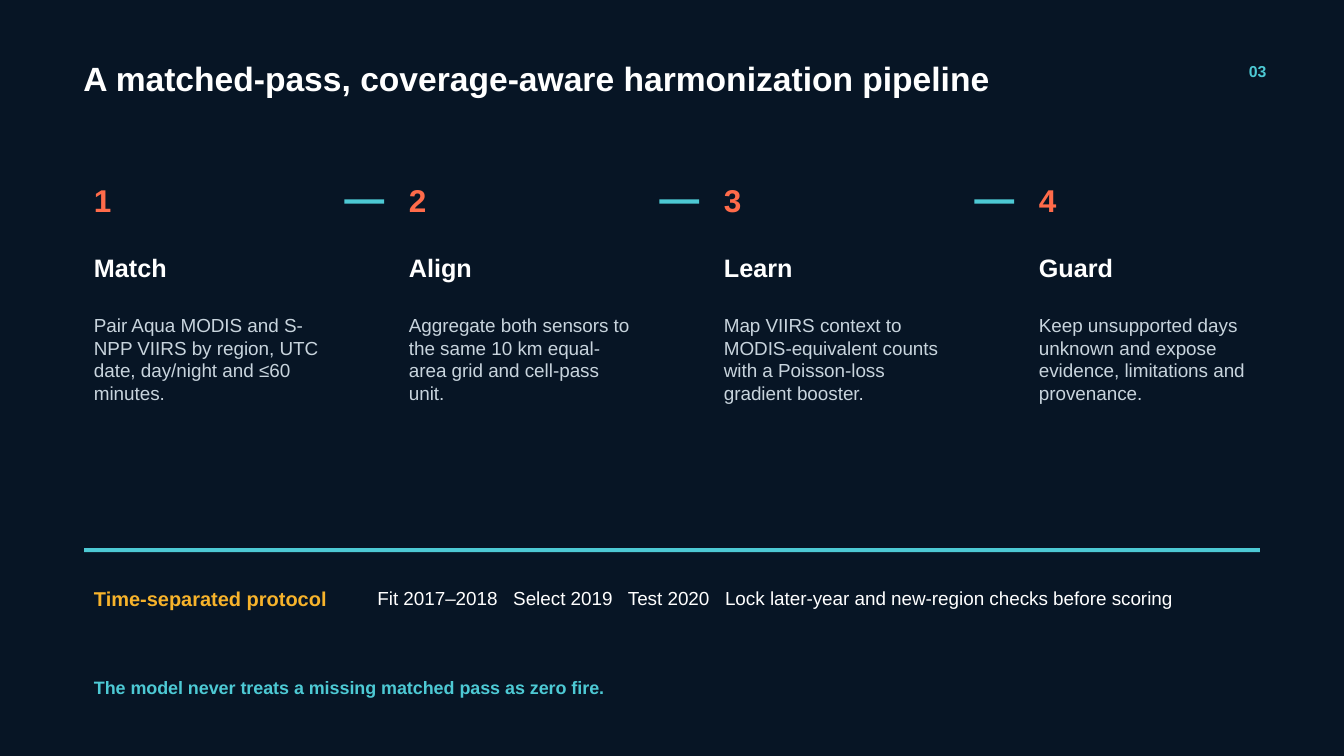
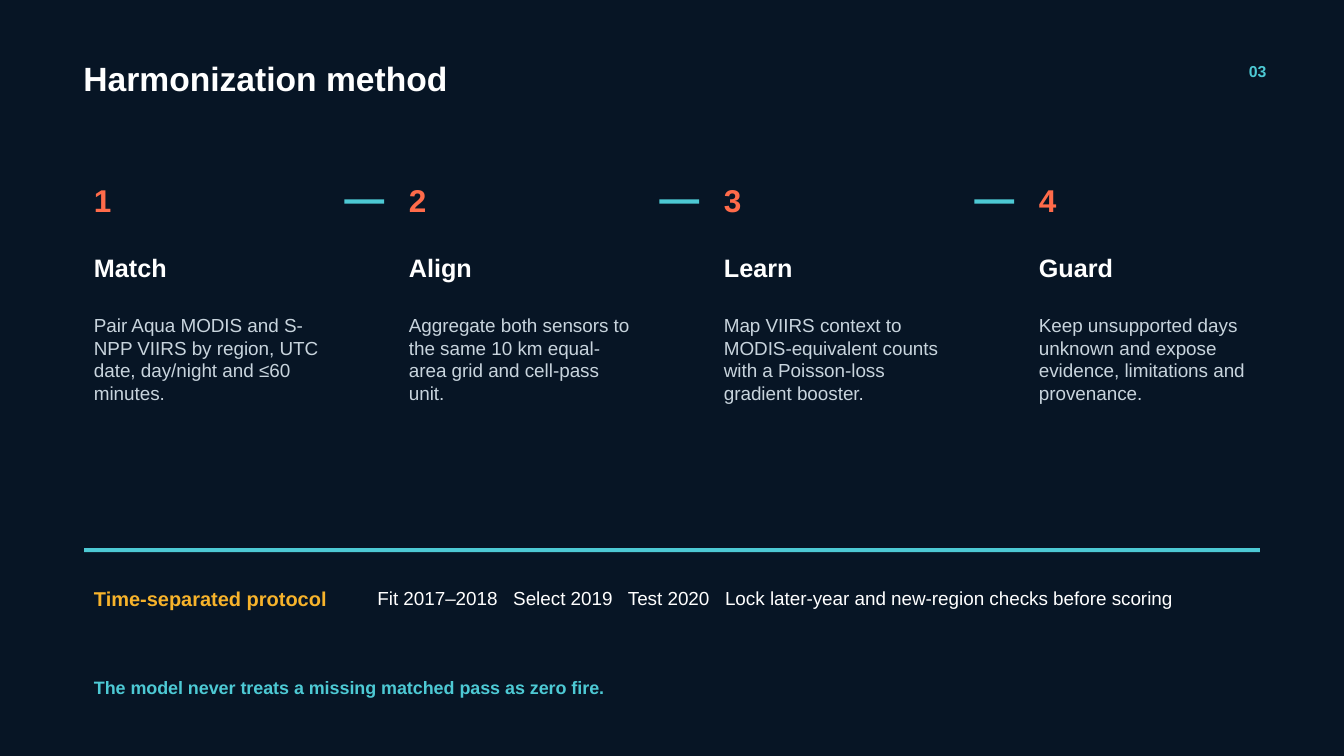
Before and after one commit to CSHub-Project/NASA-2026-QORVEX-Challenge-09, a slide deck: slide 3 of submission/demo/fyrora-space-apps-demo.pptx. Drawn at 1344x756 pixels with LibreOffice and Linux fonts; fonts in the diff are those of the drawing. Boxes give left, top, right and bottom in pixels: in the first picture for what was removed or moved away, otherwise in the second. Text is boxed around its words. In the diff, an @@ line names an element or a change of style, - is before the commit and + after.

```diff
--- a/submission/demo/fyrora-space-apps-demo.pptx
+++ b/submission/demo/fyrora-space-apps-demo.pptx
@@ text at <box>83,66,447,92</box>: text changed @@
-A matched-pass, coverage-aware harmonization pipeline
+Harmonization method
```
Also in this commit, not shown: 6 other slides changed, 11 other files.
